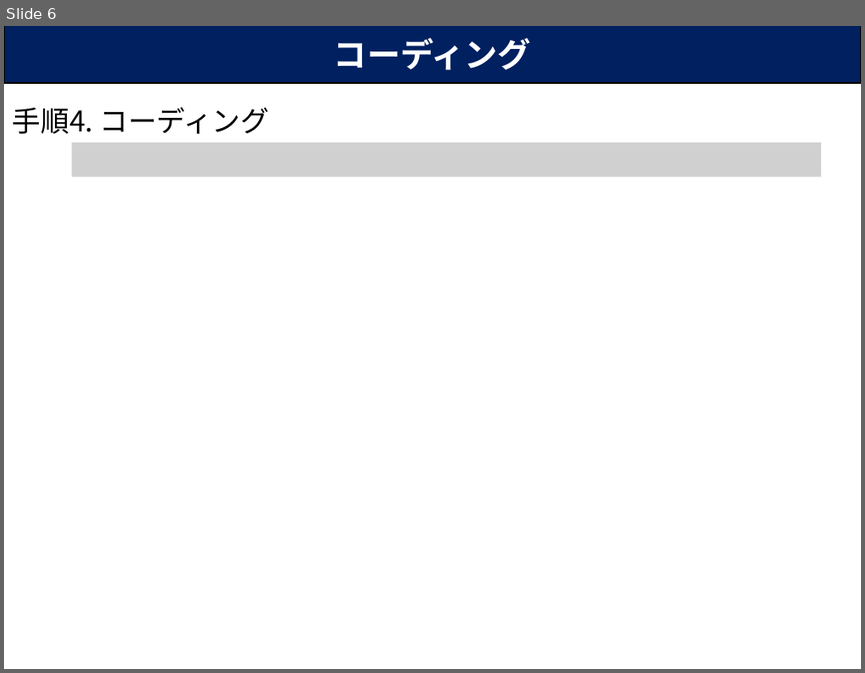
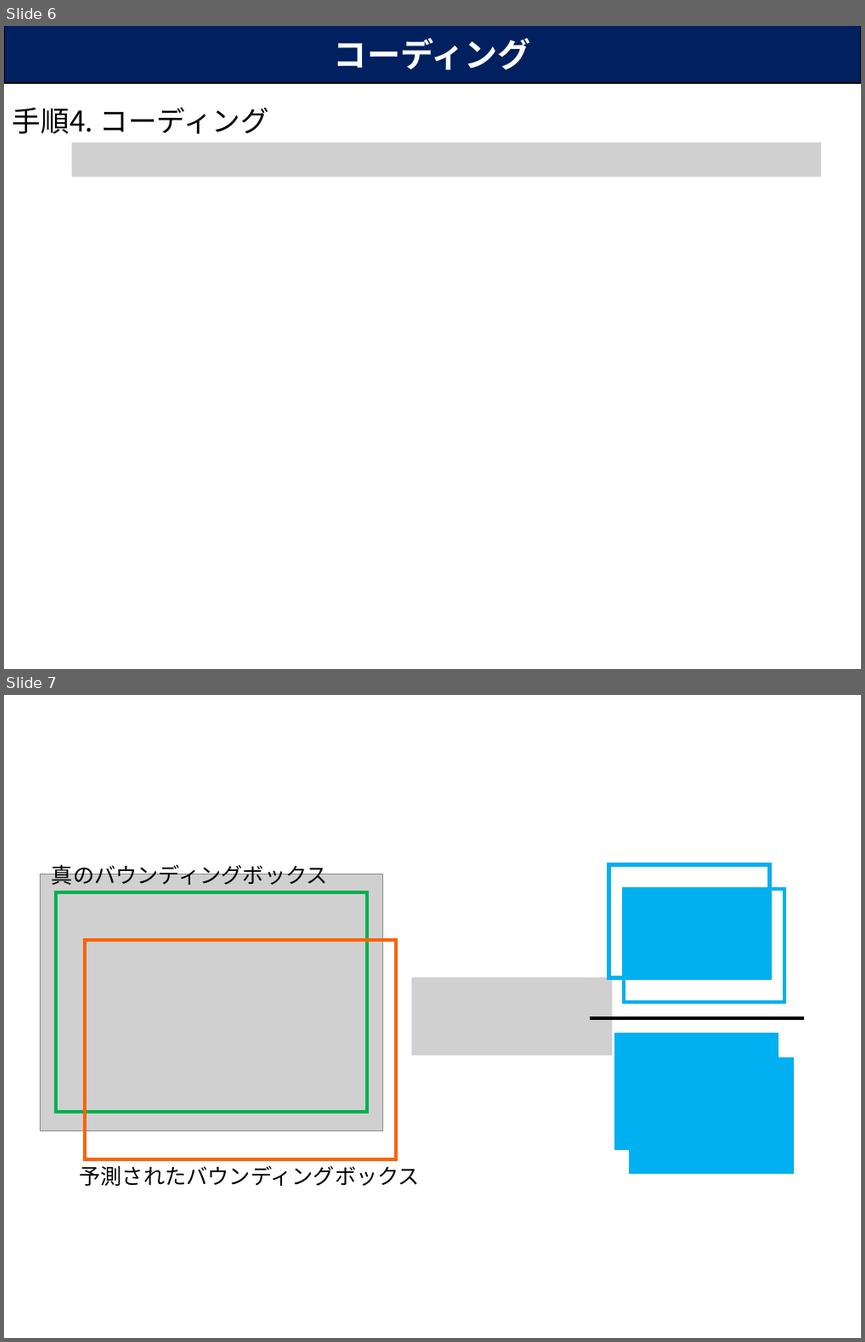
Before and after one commit to rurusasu/Diary, a slide deck: クラス認識とは.pptx. Shown one above the other, each under a label of ours: slide 6 before the commit, slides 6 and 7 after it. The pictures are 865x673 and 865x1342 pixels, drawn with LibreOffice and Linux fonts; fonts in the diff are those of the drawing; grey boxes stand for pictures. Boxes give left, top, right and bottom in pixels: in the first picture for what was removed or moved away, otherwise in the second. Text is boxed around its words. In the diff, an @@ line names an element or a change of style, - is before the commit and + after.

```diff
--- a/クラス認識とは.pptx
+++ b/クラス認識とは.pptx
@@ slide 7 added at (x1=4, y1=695, x2=861, y2=1338), background #FFFFFF @@
@@ text added at (x1=52, y1=862, x2=328, y2=885), 18 pt, text #000000 @@
+真のバウンディングボックス
@@ rectangle added at (x1=609, y1=865, x2=769, y2=978), outline #00B0F0 3 pt @@
@@ picture added at (x1=40, y1=874, x2=383, y2=1131) @@
@@ rectangle added at (x1=56, y1=892, x2=367, y2=1111), outline #00B050 3 pt @@
@@ rectangle added at (x1=624, y1=889, x2=783, y2=1002), outline #00B0F0 3 pt @@
@@ rectangle added at (x1=624, y1=889, x2=769, y2=977), fill #00B0F0, outline #00B0F0 1 pt @@
@@ rectangle added at (x1=85, y1=939, x2=396, y2=1158), outline #FC6204 3 pt @@
@@ picture added at (x1=412, y1=978, x2=613, y2=1055) @@
@@ line added from (589, 1018) to (804, 1018), #000000 3 pt @@
@@ rectangle added at (x1=617, y1=1034, x2=777, y2=1147), fill #00B0F0, outline #00B0F0 3 pt @@
@@ rectangle added at (x1=631, y1=1059, x2=791, y2=1172), fill #00B0F0, outline #00B0F0 3 pt @@
@@ text added at (x1=80, y1=1165, x2=420, y2=1185), 18 pt, text #000000 @@
+予測されたバウンディングボックス
```
Also in this commit, not shown: 3 other files.
